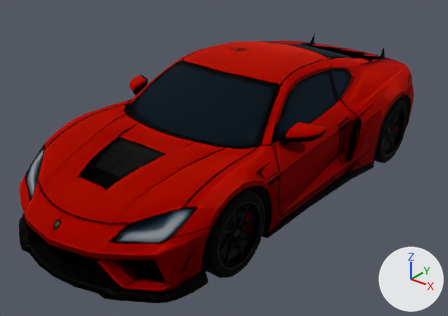
Renders of the glTF model public/models/cars/blitz.glb from each side of a commit.
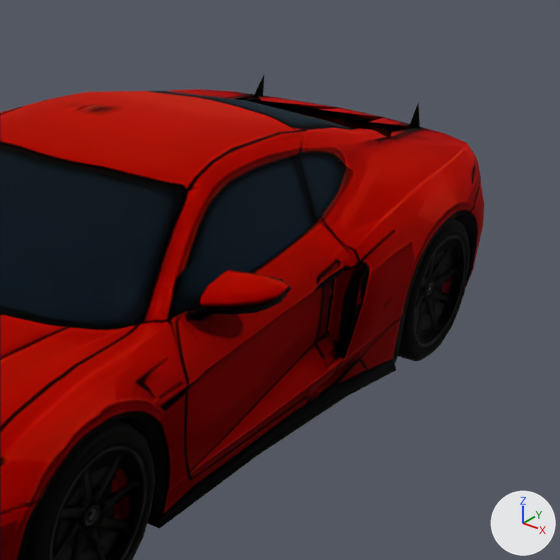
Each version is shown whole from a 50 mm camera at (2.74, -3.61, 2.39) aimed at (-0.02, -0.17, 0.26), then close up on the part from 44% to 100% of the width and 0% to 80% of the height. Every picture has the same lights, and +X, +Y and +Z are marked at lower right. The last two pictures show the newer version. Vertices at exactly the same position are counted once.

Objects in the first close-up: 'Root'.
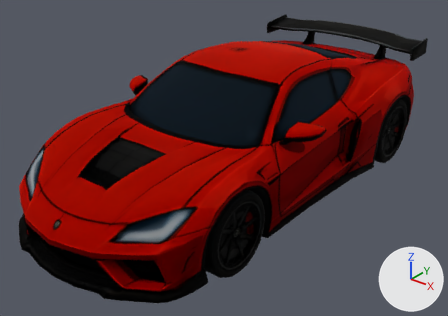
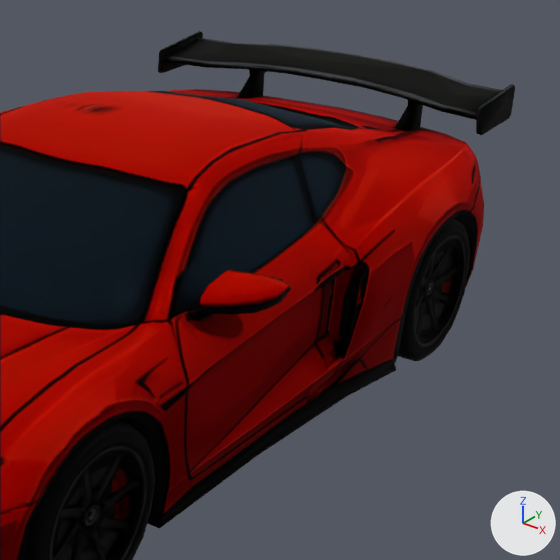
What the commit changed:
me_mesh is used by ob_root; location (0.0, 0.0, 0.0).
me_mesh had 1935 vertices, 3773 faces and spanned x -0.89..0.89, y -1.85..1.85, z 0.0..1.04.
me_mesh now has 2050 vertices, 4013 faces and spans x -0.89..0.89, y -1.85..1.85, z 0.0..1.04.
me_mesh part 1: a new loose piece of 52 vertices spanning x -0.74..0.75, y 1.46..1.82, z 0.85..0.93, in mat_bodypaint (picture img_tripo_base_color_480e5181_1a2e_46b1_bfca_ab60a7ae9b25).
me_mesh part 2: a new loose piece of 20 vertices spanning x -0.76..-0.73, y 1.42..1.76, z 0.8..0.94, in mat_bodypaint (picture img_tripo_base_color_480e5181_1a2e_46b1_bfca_ab60a7ae9b25).
me_mesh part 3: a new loose piece of 17 vertices spanning x 0.74..0.76, y 1.42..1.76, z 0.8..0.94, in mat_bodypaint (picture img_tripo_base_color_480e5181_1a2e_46b1_bfca_ab60a7ae9b25).
Part 4, on me_mesh:
26 vertices are added at x -0.4..0.39, y 1.27..1.76, z 0.73..0.9.
74 new faces join them.

What differs and where, as boxes [x1, y1, x2, y2] in the close-ups (560 x 560 px):
'Root', reshaped
    before: [0, 75, 484, 560]
    after: [0, 31, 515, 560]
part 1 of me_mesh, added
    after: [165, 38, 502, 120]
part 2 of me_mesh, added
    after: [158, 31, 203, 73]
part 3 of me_mesh, added
    after: [476, 84, 515, 135]
part 4 of me_mesh, added
    after: [237, 70, 423, 138]
